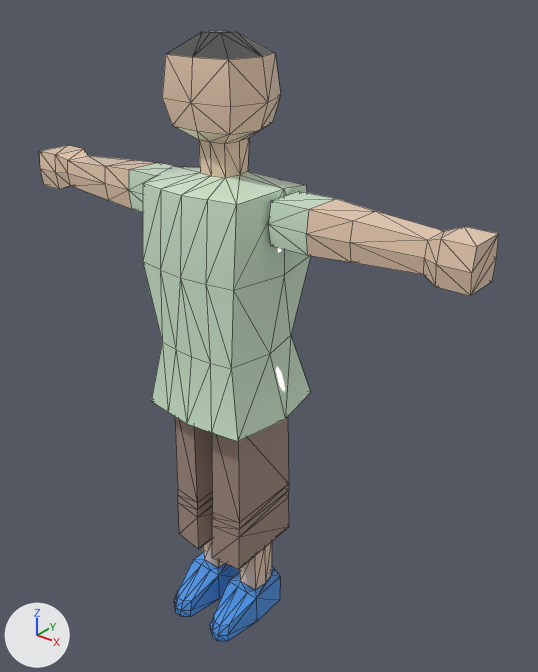
The FBX model Assets/Resources/Models/hum_001.fbx as it was, and as the next commit left it.
Before and after are seen from a 50 mm camera at (1.56, -1.73, 2.17) aimed at (0.09, 0.11, 1.03). Arrows for +X, +Y and +Z are at lower left; the lights stay in place. Mesh edges are drawn as thin lines. Where no turn or scale is listed for an object, it has been applied to the vertices.
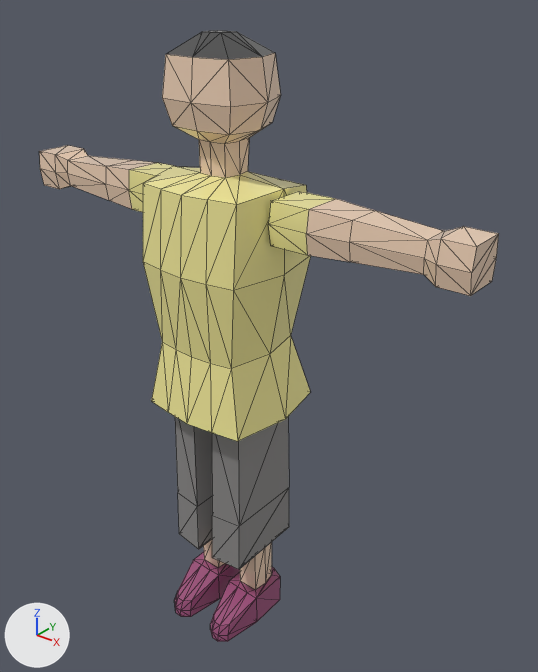
The newer file is also turned or shifted as a whole; pictures and numbers use the older file's frame.

Location of each change, (x1, y1, x2, y2) in pixels of the pictures (538 x 672 px):
part 1 of me_mesh_002, cut back
    both: (175, 417, 289, 570)
part 2 of me_mesh_002, recoloured (grey to beige)
    both: (143, 166, 311, 441)
part 3 of me_mesh_002, recoloured
    both: (210, 567, 280, 642)
part 4 of me_mesh_002, recoloured
    both: (174, 552, 240, 617)
part 5 of me_mesh, recoloured (grey to yellow)
    both: (268, 191, 335, 255)
part 6 of me_mesh_001, recoloured (grey to yellow)
    both: (129, 163, 173, 212)

The change, as a list of edits to the scene's bpy script:
```text
Add mat_man_204:
    mat_man_204 = principled_material('Man_204')
    mat_man_204.base_color = (0.91, 0.835, 0.329)  # yellow #f5ec9b
    mat_man_204.roughness = 0.0
Add mat_man_205:
    mat_man_205 = principled_material('Man_205')
    mat_man_205.base_color = (0.267, 0.259, 0.255)  # grey #8d8b8a
    mat_man_205.roughness = 0.0
Add mat_man_203:
    mat_man_203 = principled_material('Man_203')
    mat_man_203.base_color = (0.345, 0.0863, 0.204)  # pink #9f537d
    mat_man_203.roughness = 0.0
Change me_mesh_002:
    used by ob_box003; location = (0.0, 0.0, 0.632)
    remove me_mesh_002.from_pydata(...)  # 202 vertices, 400 faces; spans x -0.24..0.24, y -0.24..0.2, z -0.77..1.39
    remove me_mesh_002.materials.append(mat_man_105)  # beige #a48d81
    add me_mesh_002.from_pydata(...)  # 186 vertices, 368 faces; spans x -0.24..0.24, y -0.24..0.2, z -0.77..1.39
    me_mesh_002 part 1
    24 vertices are removed from x -0.15..0.16, y -0.17..0.14, z -0.29..-0.23
    64 faces are deleted
    8 vertices are added at x -0.15..0.16, y -0.17..0.14, z -0.25
    32 new faces join them, mat_man_205 (grey #8d8b8a)
    me_mesh_002 part 2: 105 faces spanning x -0.24..0.24, y -0.23..0.2, z 0.17..0.98 switch from mat_man_104 (white #d5eed2) to mat_man_204 (yellow #f5ec9b)
    me_mesh_002 part 3: 56 faces spanning x 0.03..0.17, y -0.24..0.1, z -0.77..-0.64 switch from mat_man_103 (blue #5399ec) to mat_man_203 (pink #9f537d)
    me_mesh_002 part 4: 56 faces spanning x -0.17..-0.03, y -0.24..0.1, z -0.77..-0.64 switch from mat_man_103 (blue #5399ec) to mat_man_203 (pink #9f537d)
    add me_mesh_002.materials.append(mat_man_205)  # grey #8d8b8a
Change me_mesh_001:
    where me_mesh_001.from_pydata(...)  # 36 vertices, 68 faces; spans x -0.57..0.069, y -0.077..0.08, z 0.0..0.137
    used by ob_box005; location = (-0.309, 0.0, 1.437)
    me_mesh_001 part 6: 16 faces spanning x -0.069..0.069, y -0.077..0.08, z 0.0..0.137 switch from mat_man_104 (white #d5eed2) to mat_man_204 (yellow #f5ec9b)
Change me_mesh:
    where me_mesh.from_pydata(...)  # 36 vertices, 68 faces; spans x -0.069..0.57, y -0.08..0.077, z 0.0..0.137
    used by ob_box006; location = (0.301, 0.0, 1.437)
    me_mesh part 5: 16 faces spanning x -0.069..0.069, y -0.08..0.077, z 0.0..0.137 switch from mat_man_104 (white #d5eed2) to mat_man_204 (yellow #f5ec9b)
```
